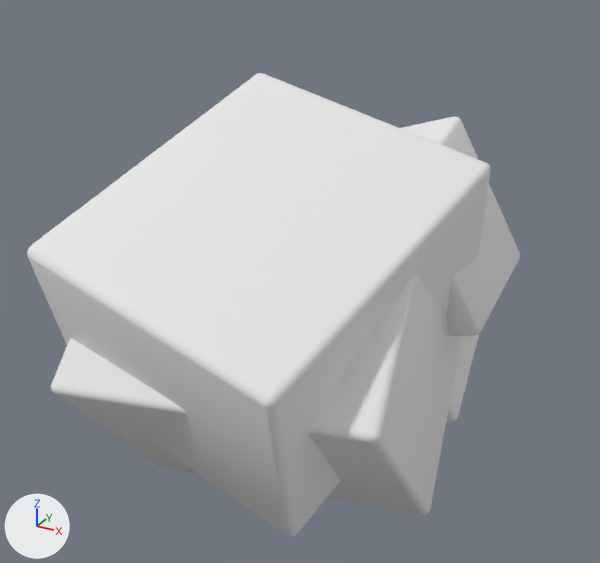
The OBJ model assets/RUBY_CUBE.obj, before and after one commit.
Rendered twice from a 50 mm camera at (50.9, -95.7, 49.6) aimed at (-1.4, -0.5, 2.0). The lights are fixed; the arrows at lower left show +X, +Y and +Z. Where no turn or scale is listed for an object, it has been applied to the vertices.

Script lines for the objects in view, before the commit:
```python
me_multicube_1 = bpy.data.meshes.new('MULTICUBE.1')
me_multicube_1.from_pydata(...)  # 416 vertices, 456 faces; spans x -24.9..24.9, y -37.3..26.6, z -27.8..29.5
me_multicube_1.materials.append(mat_punk_fresnel)  # white #e7e7e7
ob_multicube_1 = bpy.data.objects.new('MULTICUBE.1', me_multicube_1)
ob_multicube_1.location = (0.0, 0.0, 0.0)
```
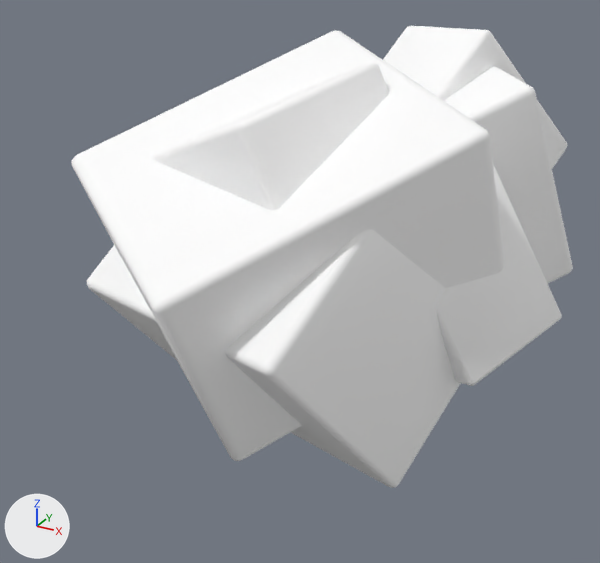
Changed parts and their boxes (x1, y1, x2, y2) in the pictures (600 x 563 px; the box of a moved part takes in the faces that stretch with it):
'MULTICUBE.1', reshaped: before (27, 73, 520, 537); after (72, 26, 573, 488)
part 1 of me_multicube_1, moved or reshaped: before (51, 274, 462, 515); after (87, 229, 461, 488)
part 2 of me_multicube_1, moved or reshaped: before (27, 73, 490, 537); after (72, 30, 504, 461)
part 3 of me_multicube_1, moved or reshaped: before (446, 334, 479, 422); after (152, 63, 389, 210)
part 4 of me_multicube_1, moved or reshaped: before (401, 116, 520, 336); after (437, 165, 562, 386)
part 5 of me_multicube_1, added: after (444, 66, 573, 284)
part 6 of me_multicube_1, added: after (383, 26, 567, 169)

The change, as a list of edits to the scene's bpy script:
```text
Add mat_default:
    mat_default = principled_material('default')
    mat_default.base_color = (1.0, 1.0, 1.0)  # white #ffffff
    mat_default.roughness = 1.0
Change me_multicube_1:
    where me_multicube_1.from_pydata(...)  # 416 vertices, 456 faces; spans x -24.9..24.9, y -37.3..26.6, z -27.8..29.5
    used by ob_multicube_1; location = (0.0, 0.0, 0.0)
    remove me_multicube_1.materials.append(mat_punk_fresnel)  # white #e7e7e7
    me_multicube_1 part 1: the loose piece of 104 vertices spanning x -23.1..23.1, y -32.9..12.9, z -27.6..17.6 is turned -26.8 degrees about the z axis through its middle, then moved by (-1.8, 7.4, 5.0), in mat_default (white #ffffff)
    me_multicube_1 part 2: the loose piece of 104 vertices spanning x -24.0..24.0, y -37.3..17.3, z -19.5..29.5 is turned -26.8 degrees about the z axis through its middle, then moved by (-1.8, 7.4, 5.0), in mat_default (white #ffffff)
    me_multicube_1 part 3: the loose piece of 104 vertices spanning x -21.7..21.7, y -6.6..26.6, z -27.8..17.8 is turned -26.8 degrees about the z axis through its middle, then moved by (-1.8, -12.6, 15.0), in mat_default (white #ffffff)
    me_multicube_1 part 4: the loose piece of 104 vertices spanning x -24.9..24.9, y -5.0..25.0, z -15.3..25.3 is turned -26.8 degrees about the z axis through its middle, then moved by (7.2, 5.3, -5.0), in mat_default (white #ffffff)
    me_multicube_1 part 5: the loose piece of 104 vertices spanning x -24.9..24.9, y -5.0..25.0, z -15.3..25.3 is copied, and the copy is multiplied about its middle by the matrix ((0.256, -0.676, 0.71), (0.729, -0.417, -0.712), (0.407, 1.53, 0.585)), then moved by (7.2, 5.3, 5.0), in mat_default (white #ffffff); it spans x -17.2..31.6, y -10.0..40.6, z -12.2..32.2
    me_multicube_1 part 6: the loose piece of 104 vertices spanning x -24.9..24.9, y -5.0..25.0, z -15.3..25.3 is copied, and the copy is multiplied about its middle by the matrix ((-0.49, -0.902, -0.061), (-0.837, 0.386, 0.498), (-0.422, 0.293, -0.922)), then moved by (7.2, 5.3, 5.0), in mat_default (white #ffffff); it spans x -12.2..26.6, y -11.0..41.6, z -15.5..35.5
    add me_multicube_1.materials.append(mat_default)  # white #ffffff
```
